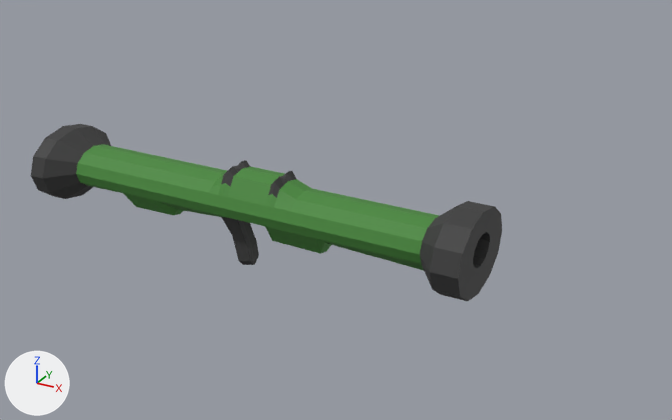
The FBX model Chain Reaction/Assets/Anti-tank Rockey Launcher.fbx: old version first, new version second.
Camera for both pictures: a camera (50 mm lens) standing at (8.96, -13.03, 7.0) and looking at (1.6, 0.35, 0.31). Every picture has the same lights, and +X, +Y and +Z are marked at lower left. Where no turn or scale is listed for an object, it has been applied to the vertices.
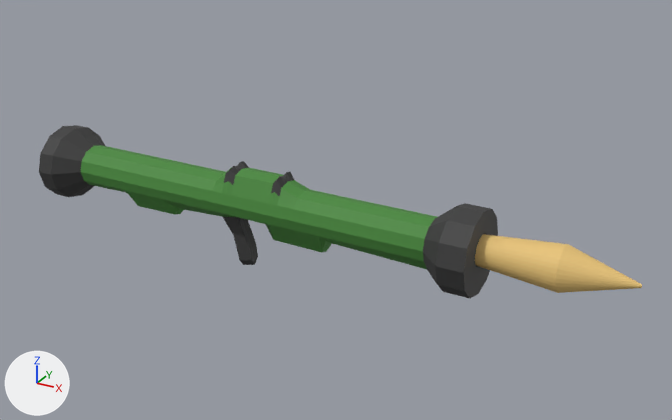
Commit message: Added missile to the rocket launcher

What differs and where, as boxes (x1, y1, x2, y2) in the pictures (672 x 420 px):
'Cylinder', rescaled
    before: (31, 124, 502, 301)
    after: (39, 125, 498, 298)
'Missile', added (beige)
    after: (475, 234, 642, 293)

What the commit changed:
Material 'Material.003' (mat_material_003) is new.
Its base color is (0.8, 0.544, 0.184) (beige #e7c377).
Its roughness is 0.69.
Mesh me_cylinder_001 is new.
It has 128 vertices, 98 faces and spans x -1.0..3.77, y -0.39..0.39, z -0.39..0.39.
It uses material mat_material_003 (beige #e7c377).
Object 'Cylinder' (ob_cylinder) is rescaled from (0.492, 1.0, 4.49) to (0.492, 0.781, 4.49).
Object 'Missile' (ob_missile) is new; it shows me_cylinder_001.
Its location is (3.25, -0.01, 0.35).
